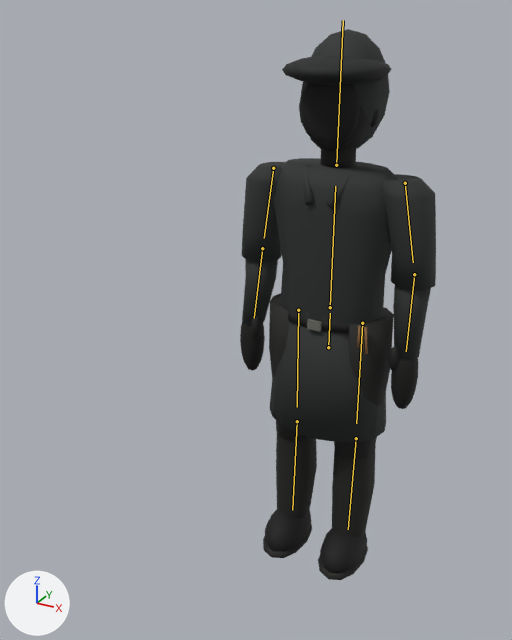
A saved change to the glTF model assets/models/characters/shadow_guardian_character.glb.
Rendered twice from a 50 mm lens placed at (0.92, -2.24, 2.12), pointed at (-0.14, -0.31, 1.15). Arrows for +X, +Y and +Z are at lower left; the lights stay in place. The picture after the commit comes second. The bones that bend it are drawn over the model as lines.

Names of what the first picture shows: 'Seragam_dan_tubuh'.
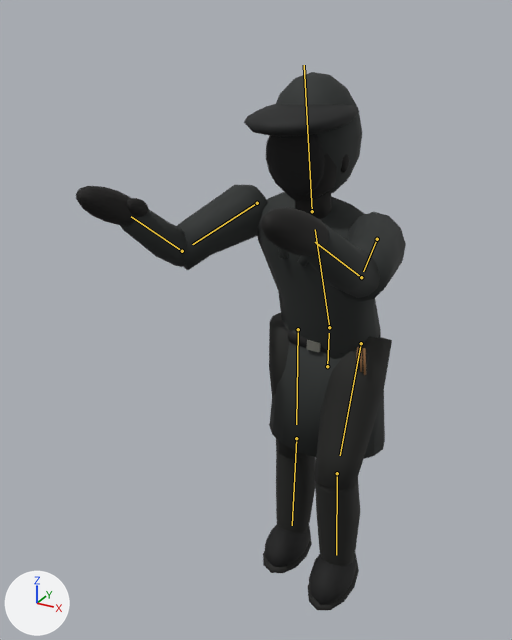
The newer file adds an action. The first version stands in its rest pose; the second is drawn at frame 6 of the action 'Jumpscare'.

The change in detail:
Bone 'Root' (bone_root) moves from (0.0, 0.0, 0.0) to (0.0, -0.07, 0.0).
Bone 'Chest' (bone_chest) turns from (0, 0, 0) to (22, -11, -4) degrees about its own x, y and z.
Bone 'Head' (bone_head) turns from (0, 0, 0) to (-16, 8, 4) degrees about its own x, y and z.
Bone 'ArmL' (bone_arml) turns from (0, 0, 0) to (-105, -38, -2) degrees about its own x, y and z.
Bone 'ForearmL' (bone_forearml) turns from (0, 0, 0) to (-26, -3, 10) degrees about its own x, y and z.
Bone 'ArmR' (bone_armr) turns from (0, 0, 0) to (-73, 35, 6) degrees about its own x, y and z.
Bone 'ForearmR' (bone_forearmr) turns from (0, 0, 0) to (-57, 5, -8) degrees about its own x, y and z.
Bone 'ThighL' (bone_thighl) turns from (0, 0, 0) to (-23, 0, 0) degrees about its own x, y and z.
Bone 'CalfL' (bone_calfl) turns from (0, 0, 0) to (33, 0, 0) degrees about its own x, y and z.

Changed parts and their boxes [x1, y1, x2, y2] in the pictures (512 x 640 px):
'Seragam_dan_tubuh', posed (68% wider): before [240, 29, 436, 580]; after [76, 72, 406, 610]
bone 'Root', root to tip: before (328, 347) to (330, 313); after (327, 366) to (329, 333)
bone 'Chest', root to tip: before (330, 307) to (335, 186); after (329, 327) to (315, 229)
bone 'Head', root to tip: before (336, 165) to (343, 20); after (312, 211) to (304, 65)
bone 'ArmL', root to tip: before (405, 183) to (413, 262); after (377, 239) to (363, 271)
bone 'ForearmL', root to tip: before (414, 274) to (406, 351); after (361, 277) to (315, 242)
bone 'ArmR', root to tip: before (273, 168) to (264, 238); after (257, 203) to (192, 244)
bone 'ForearmR', root to tip: before (262, 248) to (254, 318); after (182, 251) to (131, 216)
bone 'ThighL', root to tip: before (362, 323) to (356, 423); after (361, 343) to (340, 455)
bone 'CalfL', root to tip: before (356, 438) to (348, 529); after (337, 473) to (336, 555)
